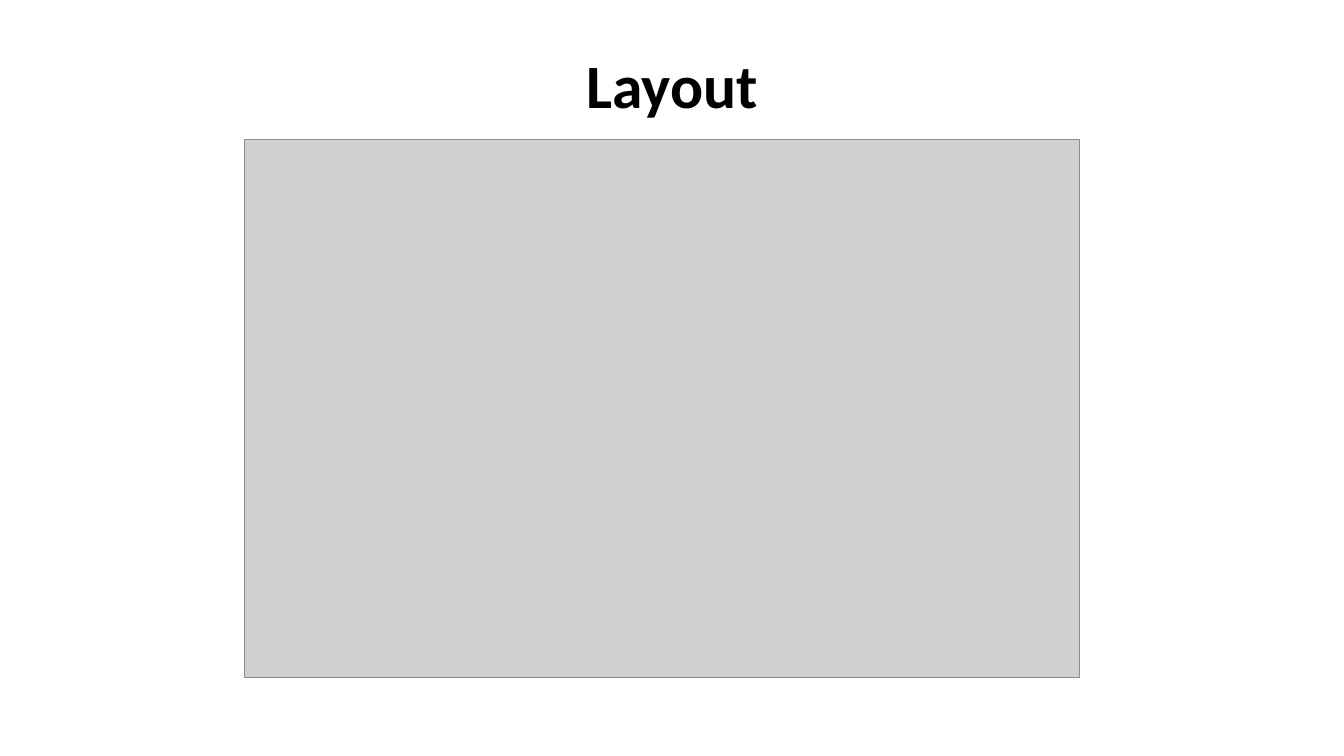
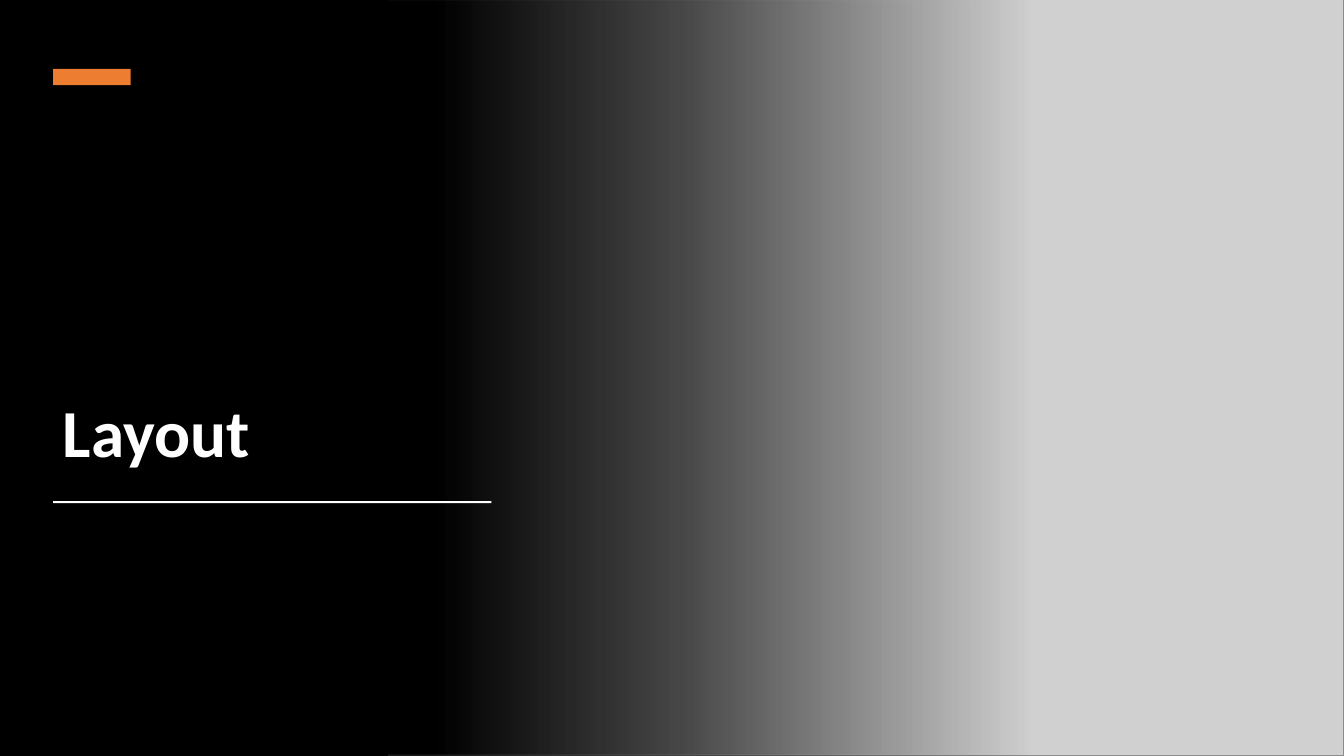
Before and after one commit to filipgeens/Syntra2020, a slide deck: slide 14 of Cursus/CSharp-WPF.pptx. Drawn at 1344x756 pixels with LibreOffice and Linux fonts; fonts in the diff are those of the drawing; grey boxes stand for pictures. Boxes give left, top, right and bottom in pixels: in the first picture for what was removed or moved away, otherwise in the second. Text is boxed around its words. In the diff, an @@ line names an element or a change of style, - is before the commit and + after.

Commit message:
Wpf Layout added

```diff
--- a/Cursus/CSharp-WPF.pptx
+++ b/Cursus/CSharp-WPF.pptx
@@ background #FFFFFF to #000000 @@
@@ rectangle added at [0, 0, 1029, 756], fill gradient #000000 @@
@@ picture: place and size @@
-picture at [245, 139, 1080, 678]
+picture at [388, 0, 1344, 756]
@@ rectangle added at [53, 69, 131, 85], fill #ED7D31 @@
@@ title "Layout": place and size @@
-title "Layout" at [586, 68, 757, 118]
+title "Layout" at [63, 413, 250, 468]
@@ title "Layout" at [63, 413, 250, 468]: size 44 to 48 pt, text colour #000000 to #FFFFFF; alignment centre to left; vertical alignment middle to bottom @@
@@ rectangle added at [53, 501, 492, 503], fill #FFFFFF @@
```
Also in this commit, not shown: 8 other files.
